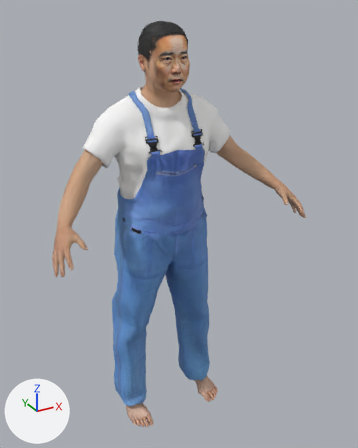
The glTF model apps/tsubo-dojo/models/bucho.glb, before and after one commit.
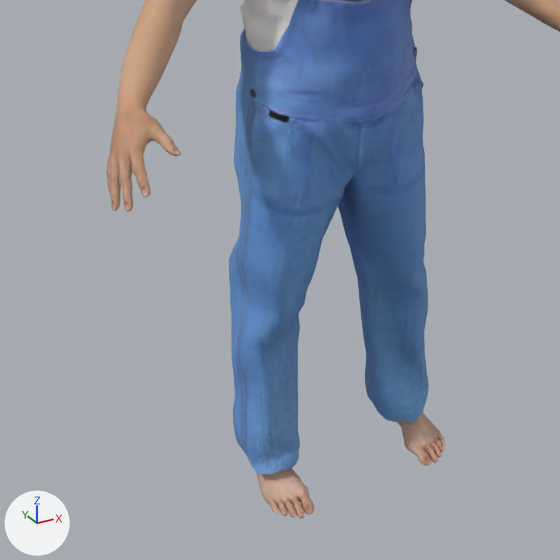
Each version appears first whole from a 50 mm lens placed at (-0.821, -1.644, 1.658), pointed at (0.04, -0.079, 0.875), and next in a close-up on the part from 0% to 76% of the width and 39% to 100% of the height. Arrows for +X, +Y and +Z are at lower left; the lights stay in place. The first two pictures are the older version. Vertices at exactly the same position are counted once.

In view in the first close-up: 'ts_body', 'ts_cloth0'.
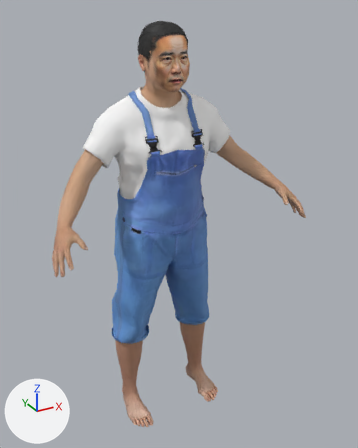
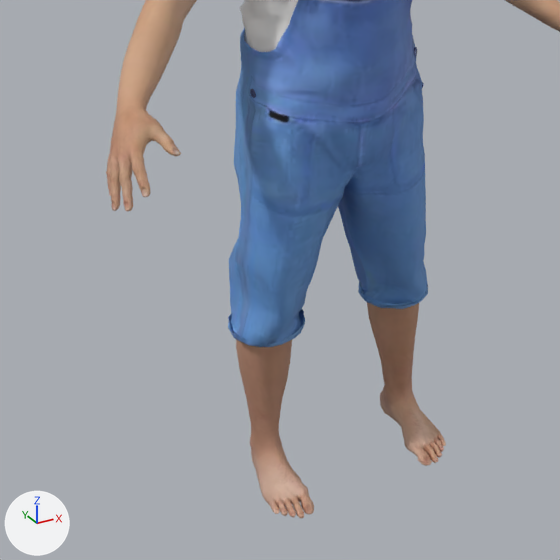
Boxes (x1, y1, x2, y2) around the edits, measured in the close-ups (560 x 560 px; the box of a moved part takes in the faces that stretch with it):
'ts_cloth0', reshaped
    before: (229, 0, 429, 474)
    after: (228, 0, 428, 347)
part 1 of me_base_001, cut back (brown)
    after: (236, 303, 419, 446)
part 2 of me_male_worksuit01_001, moved or reshaped
    before: (231, 278, 429, 474)
    after: (228, 279, 428, 347)

The change, as a list of edits to the scene's bpy script:
```text
Change me_base_001:
    used by ob_ts_body; location = (0.0, 0.0, 0.0)
    remove me_base_001.from_pydata(...)  # 10634 vertices, 21136 faces; spans x -0.51..0.51, y -0.32..0.07, z 0.0..1.61
    add me_base_001.from_pydata(...)  # 10936 vertices, 21736 faces; spans x -0.51..0.51, y -0.32..0.07, z 0.0..1.61
    me_base_001 part 1: 2 vertices moved within x -0.17, y -0.14, z 0.01; 302 vertices added at x -0.22..0.22, y -0.06..0.07, z 0.12..0.41
    other edits to the shape of me_base_001 do not show in these pictures
Change me_male_worksuit01_001:
    used by ob_ts_cloth0; location = (0.0, 0.0, 0.0)
    remove me_male_worksuit01_001.from_pydata(...)  # 3763 vertices, 6986 faces; spans x -0.301..0.297, y -0.162..0.135, z 0.036..1.391
    add me_male_worksuit01_001.from_pydata(...)  # 3763 vertices, 6986 faces; spans x -0.301..0.297, y -0.162..0.135, z 0.376..1.391
    me_male_worksuit01_001 part 2: 309 of 3763 vertices moved; they spanned x -0.226..0.23, y -0.098..0.112, z 0.036..0.374 and now span x -0.233..0.219, y -0.092..0.082, z 0.376..0.393; mean shift (-0.002, -0.006, 0.21); largest move (0.159, 0.085, 0.036) -> (0.155, 0.061, 0.393)
```
